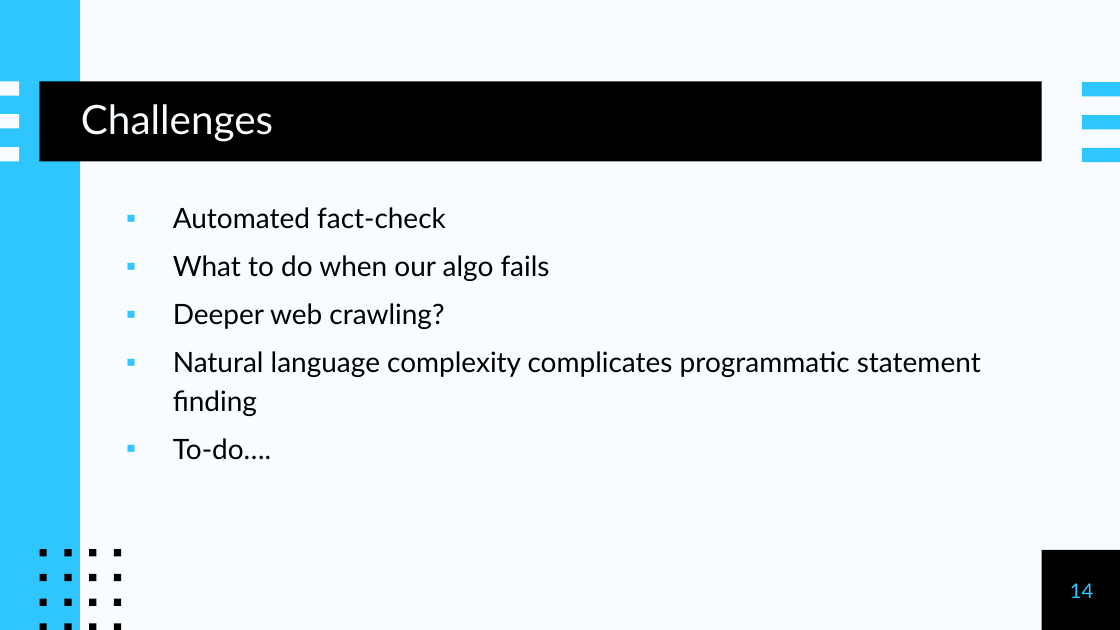
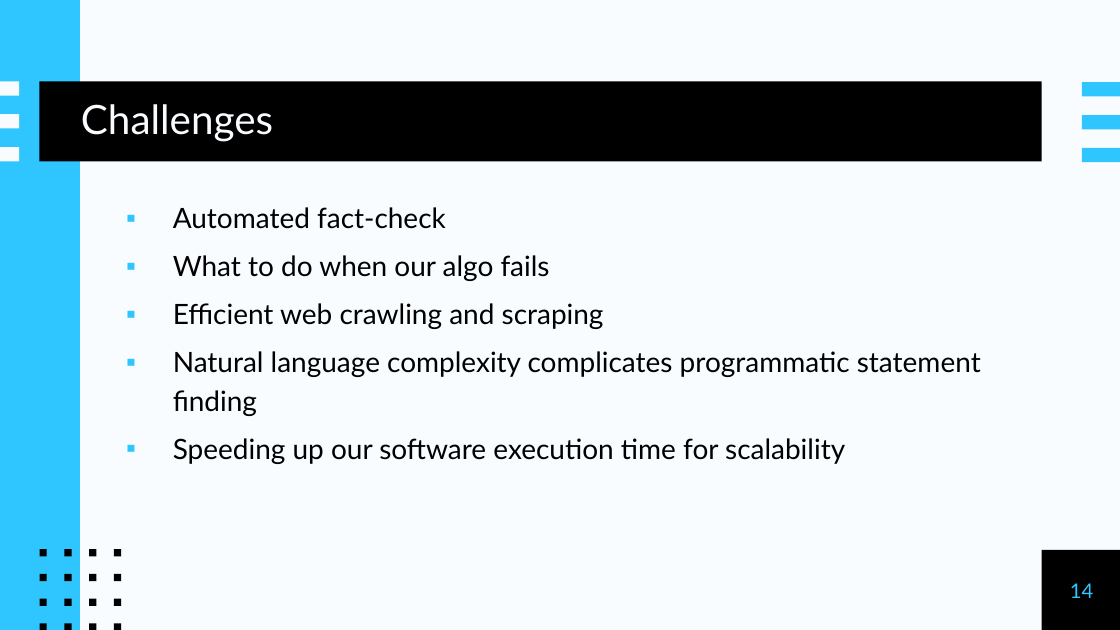
Before and after one commit to anease/senior-design, a slide deck: slide 14 of DeceptionDetective.pptx. Drawn at 1120x630 pixels with LibreOffice and Linux fonts; fonts in the diff are those of the drawing. Boxes give left, top, right and bottom in pixels: in the first picture for what was removed or moved away, otherwise in the second. Text is boxed around its words. In the diff, an @@ line names an element or a change of style, - is before the commit and + after.

```diff
--- a/DeceptionDetective.pptx
+++ b/DeceptionDetective.pptx
@@ text at (173,303,604,329): text changed @@
-▪ Deeper web crawling?
+▪ Efficient web crawling and scraping
@@ text at (173,438,845,464): text changed @@
-▪ To-do….
+▪ Speeding up our software execution time for scalability
```
Also in this commit, not shown: 3 other slides changed, 3 other files.
